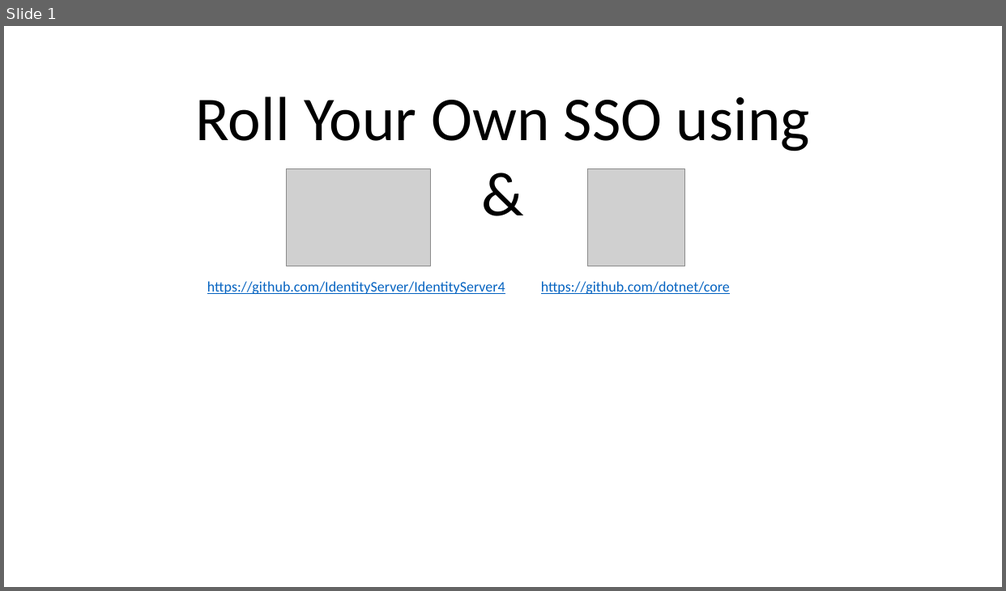
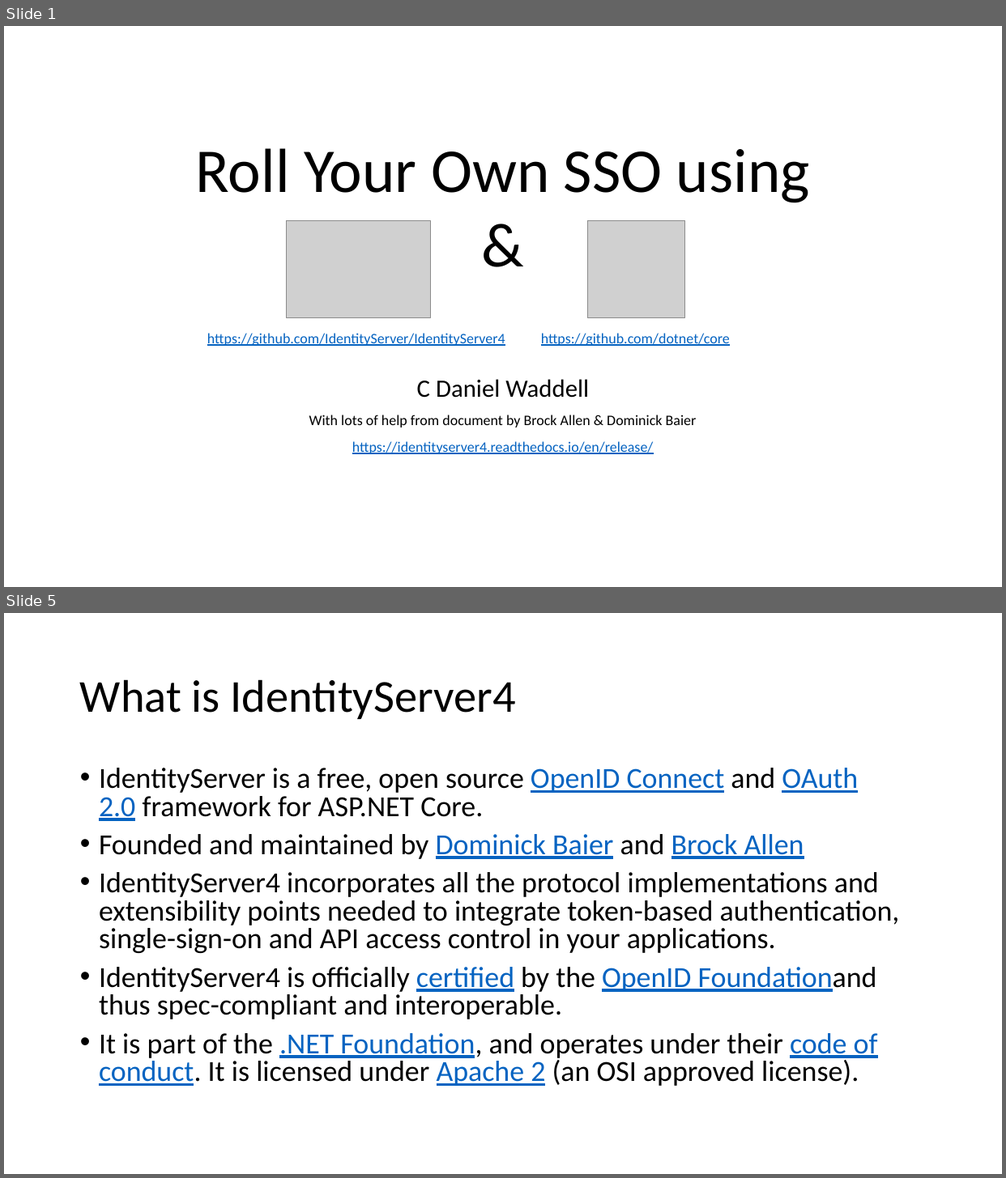
Before and after one commit to cdwaddell/ExampleSingleSignOn, a slide deck: RollYourOwnSso.pptx. Shown one above the other, each under a label of ours: slide 1 before the commit, slides 1 and 5 after it; the slides between them are not shown. The pictures are 1006x591 and 1006x1178 pixels, drawn with LibreOffice and Linux fonts; fonts in the diff are those of the drawing; grey boxes stand for pictures. Boxes give left, top, right and bottom in pixels: in the first picture for what was removed or moved away, otherwise in the second. Text is boxed around its words. In the diff, an @@ line names an element or a change of style, - is before the commit and + after.

```diff
--- a/RollYourOwnSso.pptx
+++ b/RollYourOwnSso.pptx
@@ slide 5 added at (4, 613, 1002, 1174), background #FFFFFF @@
@@ title added at (80, 679, 516, 719), 44 pt, text #000000 @@
+What is IdentityServer4
@@ text added at (99, 768, 900, 1086), 28 pt, text #000000 @@
+• IdentityServer is a free, open source OpenID Connect and OAuth 2.0 framework for ASP.NET Core.
+• Founded and maintained by Dominick Baier and Brock Allen
+• IdentityServer4 incorporates all the protocol implementations and extensibility points needed to integrate token-based authentication, single-sign-on and API access control in your applications.
+• IdentityServer4 is officially certified by the OpenID Foundationand thus spec-compliant and interoperable.
+• It is part of the .NET Foundation, and operates under their code of conduct. It is licensed under Apache 2 (an OSI approved license).
@@ slide 1 changed as well @@
@@ 2 pictures, 2 texts, 1 title: place and size @@
-2 pictures, 2 texts, 1 title at (196, 96, 810, 294)
+2 pictures, 2 texts, 1 title at (196, 148, 810, 346)
@@ subtitle added at (309, 379, 697, 454), 14 pt, text #000000 @@
+C Daniel Waddell
+With lots of help from document by Brock Allen & Dominick Baier
+https://identityserver4.readthedocs.io/en/release/
```
Also in this commit, not shown: 5 other slides changed, 4 other slides added, 6 slides removed.
